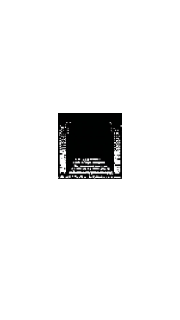
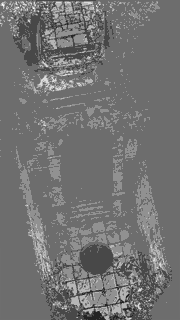
Two versions of the same layered image (180×320). Layer-by-layer changes:
hid group "assets" (4 layers) over [14, 87, 166, 232]
added group "pt2" with 22 layers above "pt1" over [0, 0, 180, 320]
added layer "spr_bg_story_dungeon2fg" in group "pt2" over [0, 93, 180, 205]
added layer "spr_bg_story_dungeon2bg" in group "pt2" over [0, 0, 180, 320]
hid group "rejects" (1 layers) over [0, 0, 180, 320]
